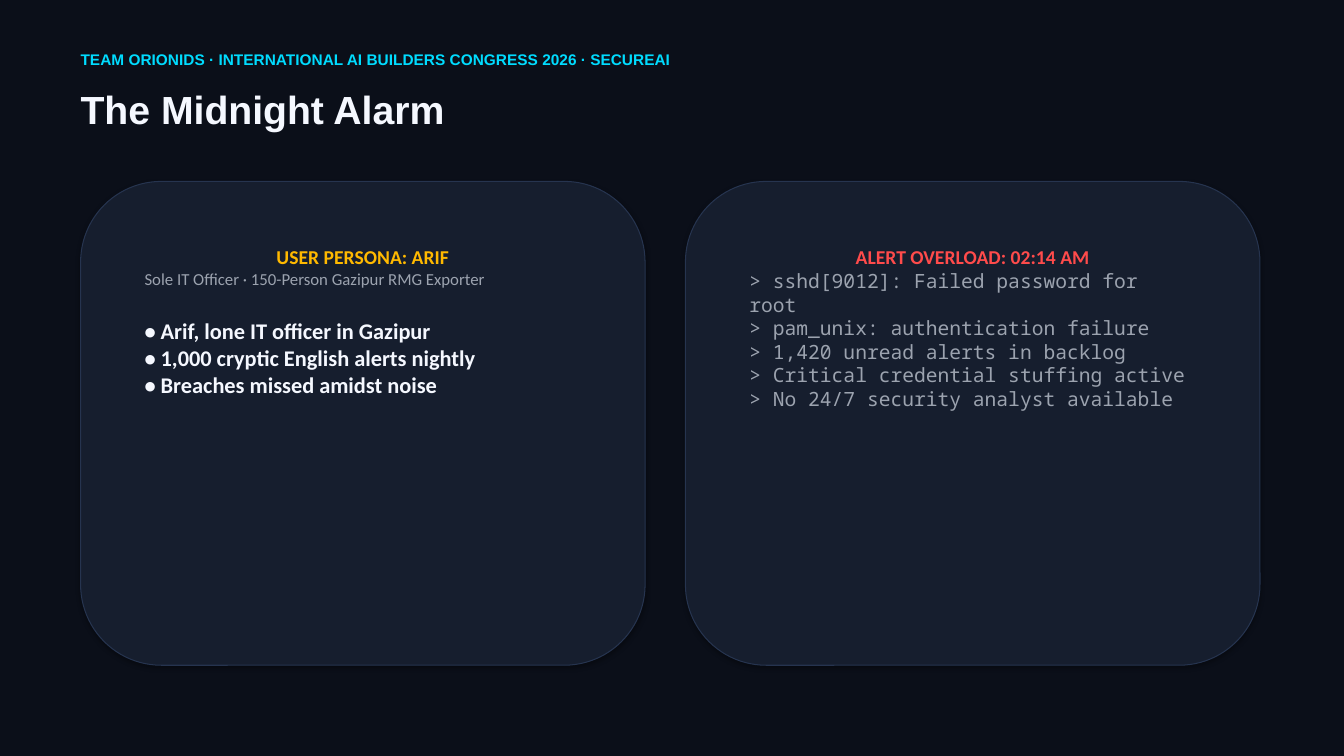
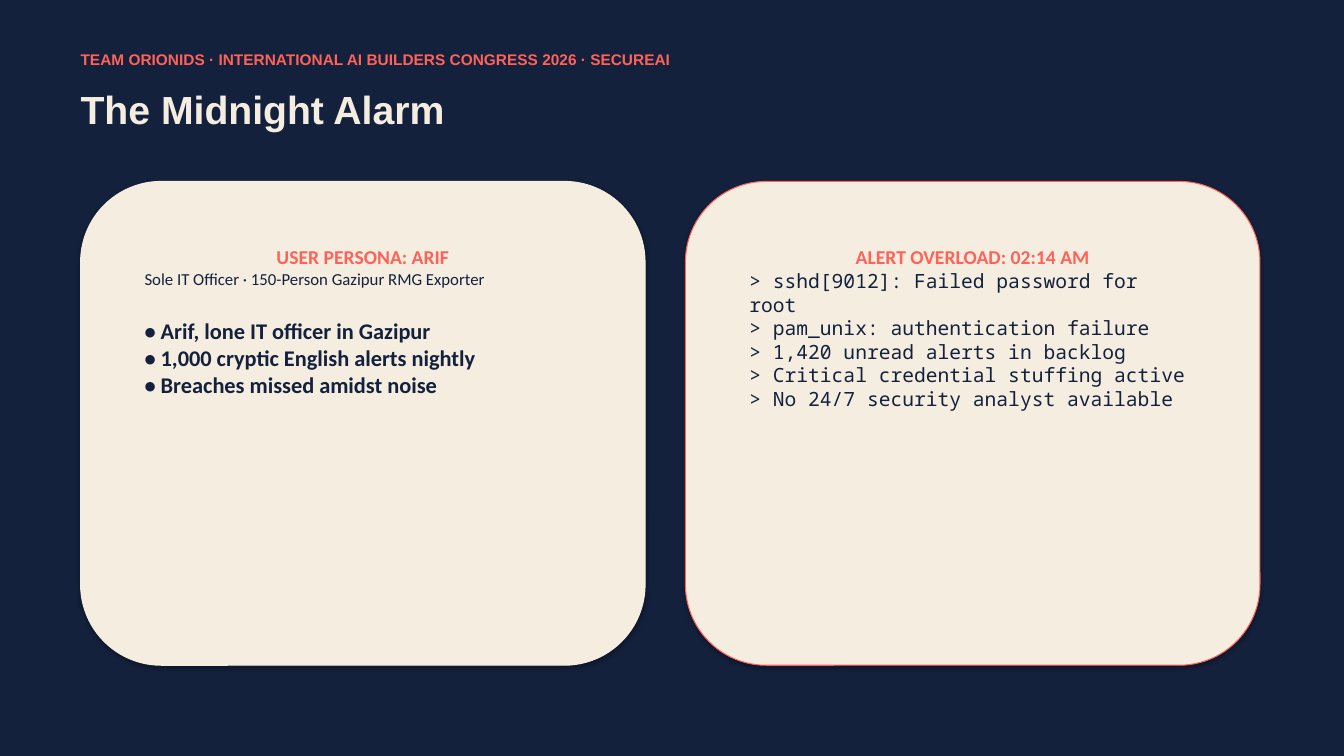
Before and after one commit to rahat4528/prohori-ai, a slide deck: slide 1 of docs/Prohori_AI_Pitch_Deck.pptx. Drawn at 1344x756 pixels with LibreOffice and Linux fonts; fonts in the diff are those of the drawing. Boxes give left, top, right and bottom in pixels: in the first picture for what was removed or moved away, otherwise in the second. Text is boxed around its words. In the diff, an @@ line names an element or a change of style, - is before the commit and + after.

```diff
--- a/docs/Prohori_AI_Pitch_Deck.pptx
+++ b/docs/Prohori_AI_Pitch_Deck.pptx
@@ rectangle at <box>0,0,1344,756</box>: fill #0B0F19 to #14213D @@
@@ text "TEAM ORIONIDS · INTERNATIONAL AI ..." at <box>81,54,670,65</box>: text colour #00DCFF to #FF6258 @@
@@ text "The Midnight Alarm" at <box>81,95,444,132</box>: text colour #F5F8FF to #F4EDE0 @@
@@ rounded rectangle "USER PERSONA: ARIF" at <box>81,181,645,665</box>: text colour #FFB900 to #FF6258 in "USER PERSONA: ARIF"; text colour #9CA3AF to #14213D in "Sole IT Officer · 150-Person Gazipur RMG ..."; text colour #F5F8FF to #14213D in "• Arif, lone IT officer in Gazipur ..."; fill #161E2E to #F4EDE0; outline #26344F 0.75 pt to #F4EDE0 0.75 pt @@
@@ rounded rectangle "ALERT OVERLOAD: 02:14 AM" at <box>686,181,1260,665</box>: text colour #FF4B4B to #FF6258 in "ALERT OVERLOAD: 02:14 AM"; text colour #9CA3AF to #14213D in "> sshd[9012]: Failed password for root > ..."; fill #161E2E to #F4EDE0; outline #26344F 0.75 pt to #FF6258 0.75 pt @@
```
Also in this commit, not shown: 7 other slides changed, 29 other files.
